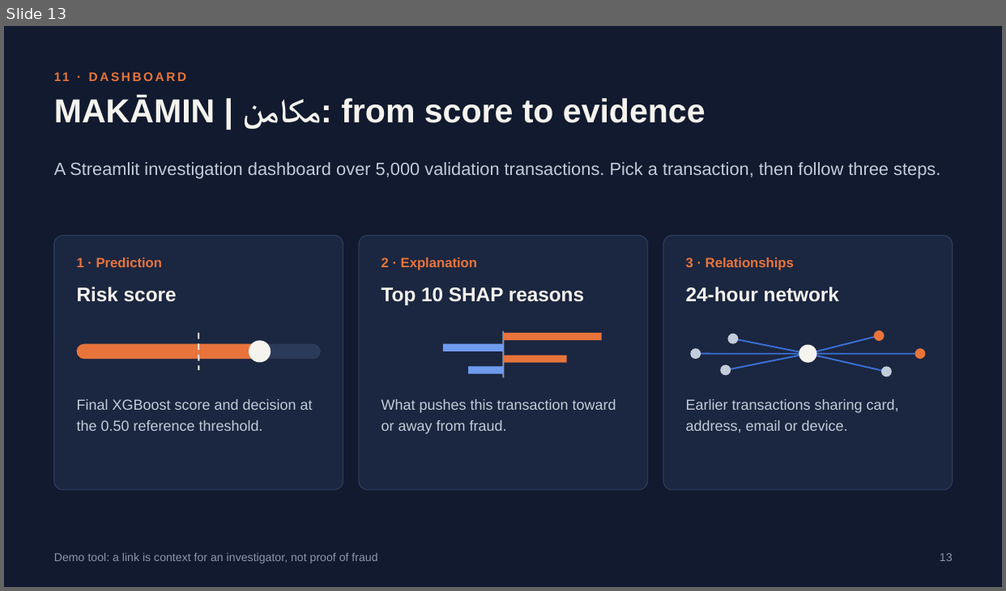
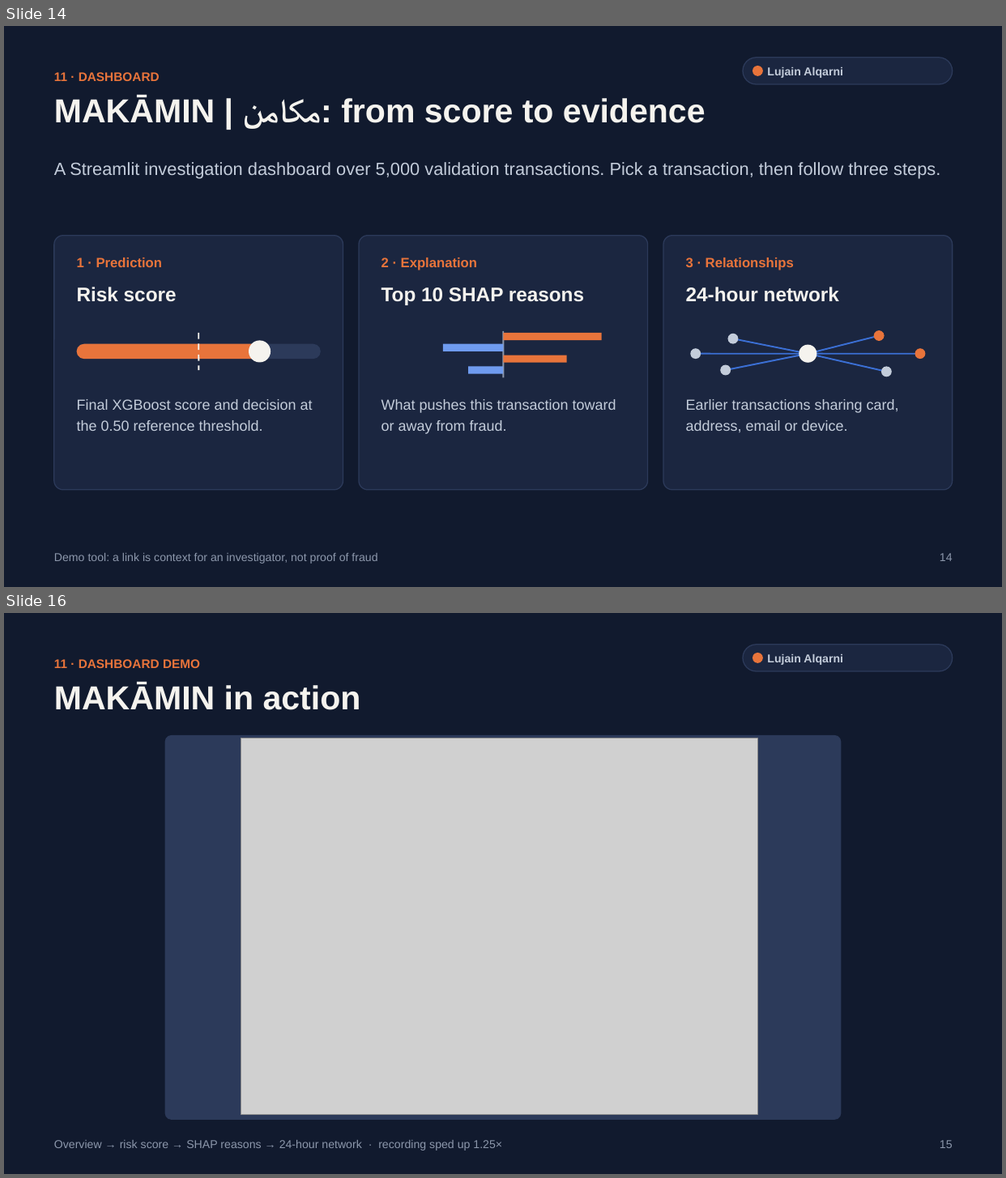
Before and after one commit to NadaMIS/makamin-fraud-detection, a slide deck: makamin-fraud-detection/presentation/MAKAMIN_Presentation.pptx. Shown one above the other, each under a label of ours: slide 13 before the commit, slides 14 and 16 after it; the slides between them are not shown. The pictures are 1006x591 and 1006x1178 pixels, drawn with LibreOffice and Linux fonts; fonts in the diff are those of the drawing; grey boxes stand for pictures. Boxes give left, top, right and bottom in pixels: in the first picture for what was removed or moved away, otherwise in the second. Text is boxed around its words. In the diff, an @@ line names an element or a change of style, - is before the commit and + after.

```diff
--- a/makamin-fraud-detection/presentation/MAKAMIN_Presentation.pptx
+++ b/makamin-fraud-detection/presentation/MAKAMIN_Presentation.pptx
@@ slide 16 added at [4,613,1002,1174], background #111A2E @@
@@ text added at [54,659,200,668], 12 pt, text #E8743B, bold @@
+11 · DASHBOARD DEMO
@@ rounded rectangle added at [743,645,953,671], fill #1B2640, outline #2C3A5A 1 pt @@
@@ ellipse added at [752,653,763,663], fill #E8743B @@
@@ text added at [767,654,843,665], 11 pt, text #C3CCDA, bold @@
+Lujain Alqarni
@@ text added at [54,683,361,710], 32 pt, text #F5F3EE, bold @@
+MAKĀMIN in action
@@ rounded rectangle added at [166,736,841,1120], fill #2C3A5A, outline #2C3A5A 1 pt @@
@@ picture added at [241,739,758,1115] @@
@@ text added at [54,1140,502,1151], 11 pt, text #8C97AB @@
+Overview → risk score → SHAP reasons → 24-hour network · recording sped up 1.25×
@@ text added at [940,1140,953,1148], 11 pt, text #8C97AB @@
+15
@@ what was slide 13 is now slide 14 @@
@@ slide 14 changed as well @@
@@ text "11 · DASHBOARD" at [54,72,160,81]: letter spacing 2 to 0 pt @@
@@ rounded rectangle added at [743,58,953,84], fill #1B2640, outline #2C3A5A 1 pt @@
@@ ellipse added at [752,66,763,76], fill #E8743B @@
@@ text added at [767,67,843,78], 11 pt, text #C3CCDA, bold @@
+Lujain Alqarni
@@ text at [940,553,953,561]: text changed @@
-13
+14
```
Also in this commit, not shown: 16 other slides changed, 2 other slides added.
